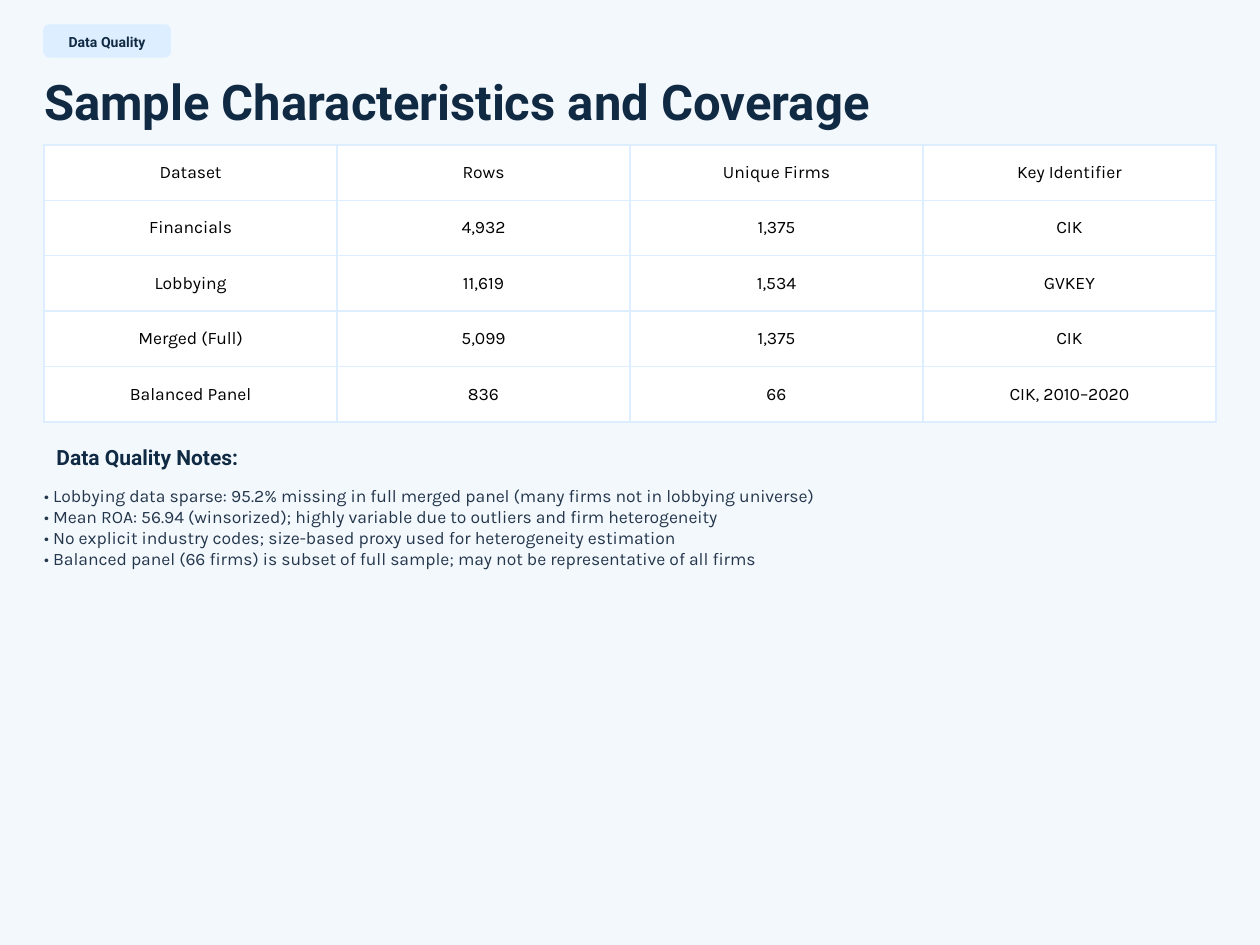
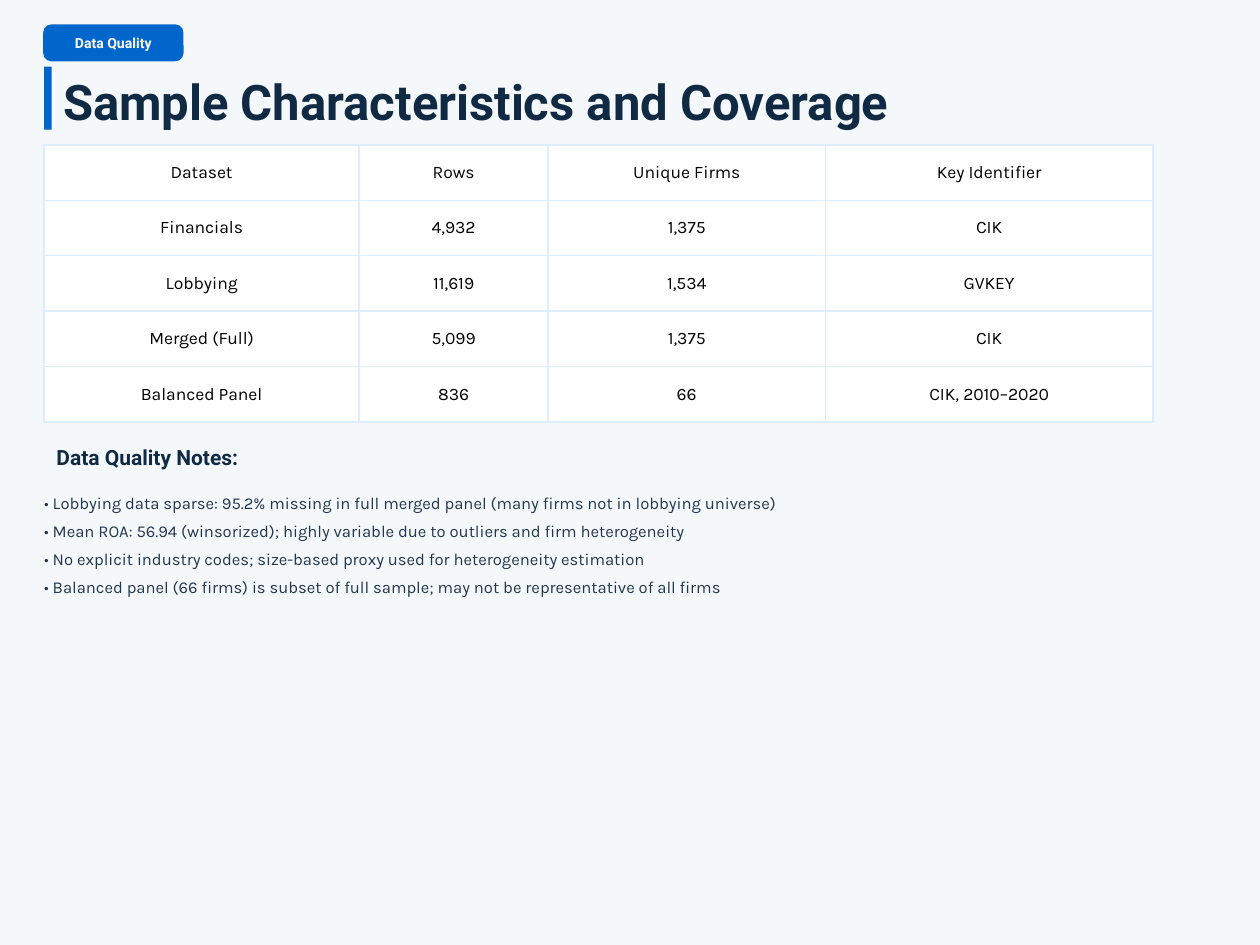
Before and after one commit to Dr-Seagraves/qm2023-capstone-silly-geese, a slide deck: slide 5 of results/reports/Capstone_Research_Presentation.pptx. Drawn at 1260x945 pixels with LibreOffice and Linux fonts; fonts in the diff are those of the drawing. Boxes give left, top, right and bottom in pixels: in the first picture for what was removed or moved away, otherwise in the second. Text is boxed around its words. In the diff, an @@ line names an element or a change of style, - is before the commit and + after.

Commit message:
Enhance presentation with modern navy/light blue design and improved visual cohesion

```diff
--- a/results/reports/Capstone_Research_Presentation.pptx
+++ b/results/reports/Capstone_Research_Presentation.pptx
@@ background #F3F8FD to #F5F8FB @@
@@ text "Data Quality" at <box>75,37,151,51</box>: text colour #102A43 to #FFFFFF @@
@@ rounded rectangle: place and size @@
-rounded rectangle at <box>44,25,170,57</box>
+rounded rectangle at <box>44,25,183,60</box>
@@ rounded rectangle at <box>44,25,183,60</box>: fill #DCEEFF to #0066CC; outline #DCEEFF 1 pt to #0066CC 1 pt; proportions changed @@
@@ rectangle added at <box>44,67,52,130</box>, fill #0066CC @@
@@ text "Sample Characteristics and Coverage": place and size @@
-text "Sample Characteristics and Coverage" at <box>44,83,869,130</box>
+text "Sample Characteristics and Coverage" at <box>63,83,888,130</box>
@@ table: place and size @@
-table at <box>44,145,1218,422</box>
+table at <box>44,145,1153,422</box>
@@ text "• Lobbying data sparse: 95.2% ..." at <box>53,497,776,597</box>: size 10 to 9.5 pt; line spacing 1 to 16pt @@
```
Also in this commit, not shown: 10 other slides changed, 2 slides added, 2 slides removed, 1 other file.
